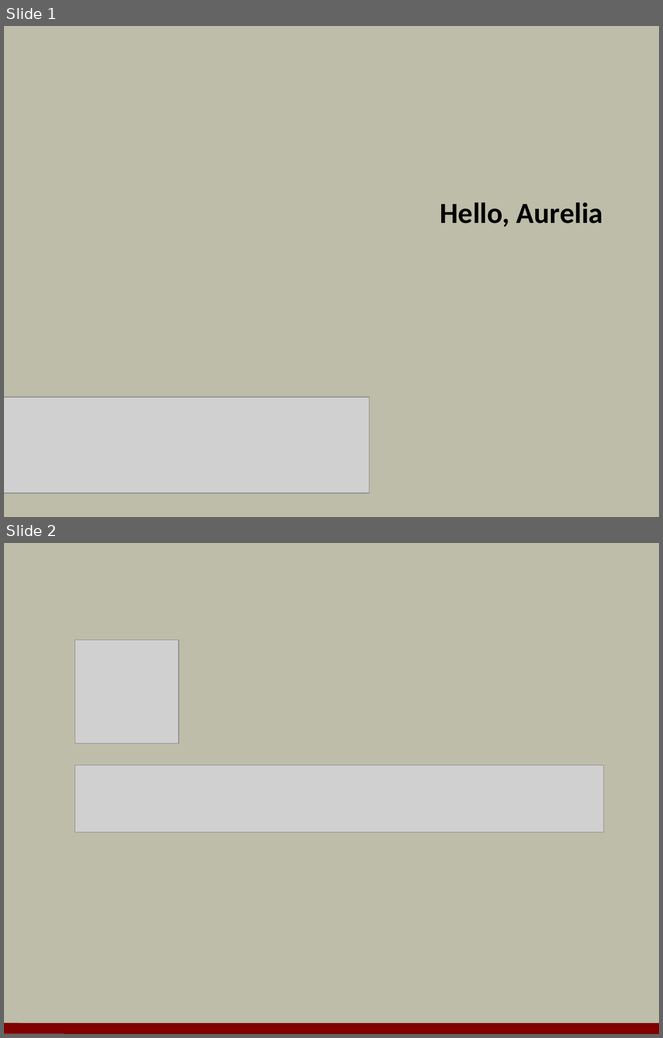
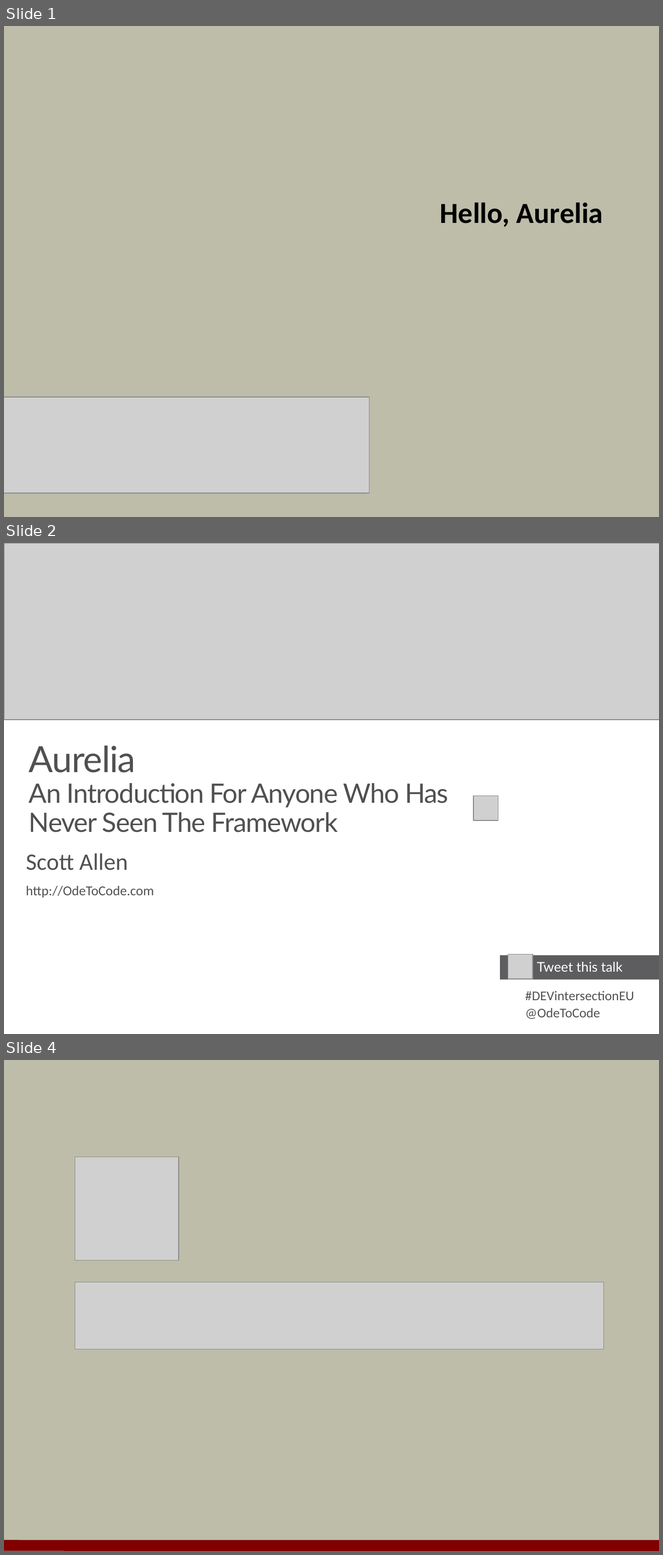
Before and after one commit to OdeToCode/classes, a slide deck: angularjs/slides/a1_aurelia.pptx. Shown one above the other, each under a label of ours: slides 1 and 2 before the commit, slides 1, 2 and 4 after it; the slides between them are not shown. The pictures are 663x1038 and 663x1555 pixels, drawn with LibreOffice and Linux fonts; fonts in the diff are those of the drawing; grey boxes stand for pictures; background and template pictures are left out. Boxes give left, top, right and bottom in pixels: in the first picture for what was removed or moved away, otherwise in the second. Text is boxed around its words. In the diff, an @@ line names an element or a change of style, - is before the commit and + after.

```diff
--- a/angularjs/slides/a1_aurelia.pptx
+++ b/angularjs/slides/a1_aurelia.pptx
@@ slide 2 added at <box>4,543,659,1034</box>, background #FFFFFF @@
@@ picture added at <box>4,543,659,720</box> @@
@@ title added at <box>29,746,449,833</box>, 29.4 pt, text #505050 @@
+Aurelia
+An Introduction For Anyone Who Has Never Seen The Framework
@@ picture added at <box>474,796,499,821</box> @@
@@ table added at <box>20,845,425,918</box>, 2 rows, 1 columns @@
+Scott Allen
+http://OdeToCode.com
@@ rectangle added at <box>500,956,659,980</box>, fill #5D5D5F, 14.7 pt, text #FFFFFF @@
+Tweet this talk
@@ picture added at <box>508,954,533,979</box> @@
@@ text added at <box>526,991,634,1019</box>, 14.7 pt, text #505050 @@
+#DEVintersectionEU
+@OdeToCode
@@ what was slide 2 is now slide 4 @@
```
Also in this commit, not shown: 2 slides changed, 2 other slides added, 1 other file.
